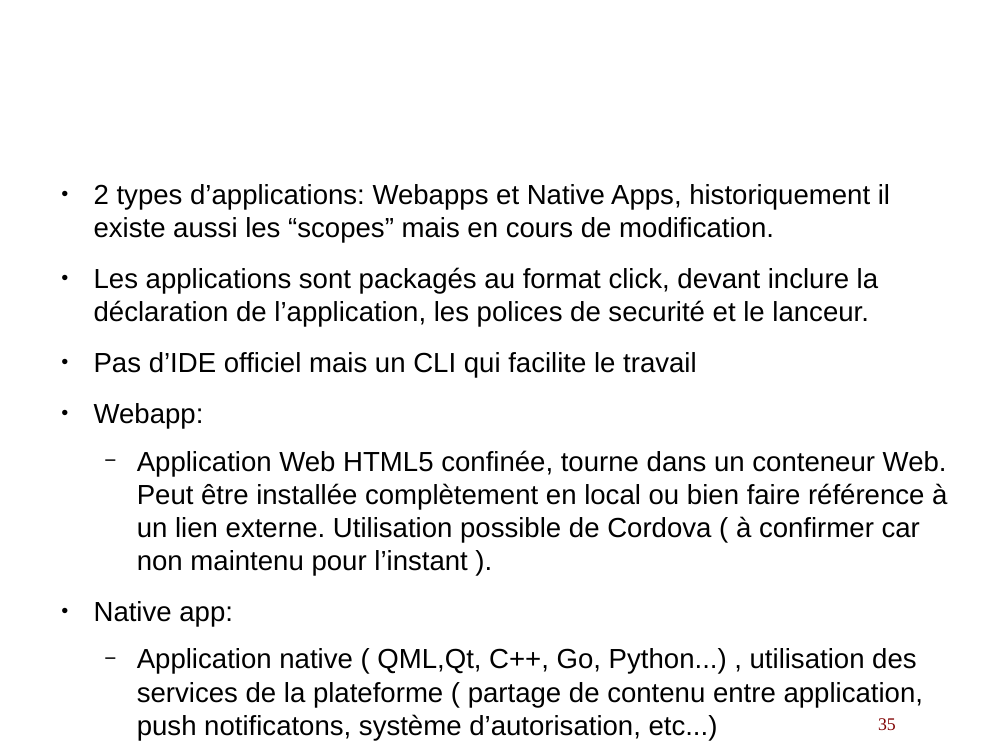
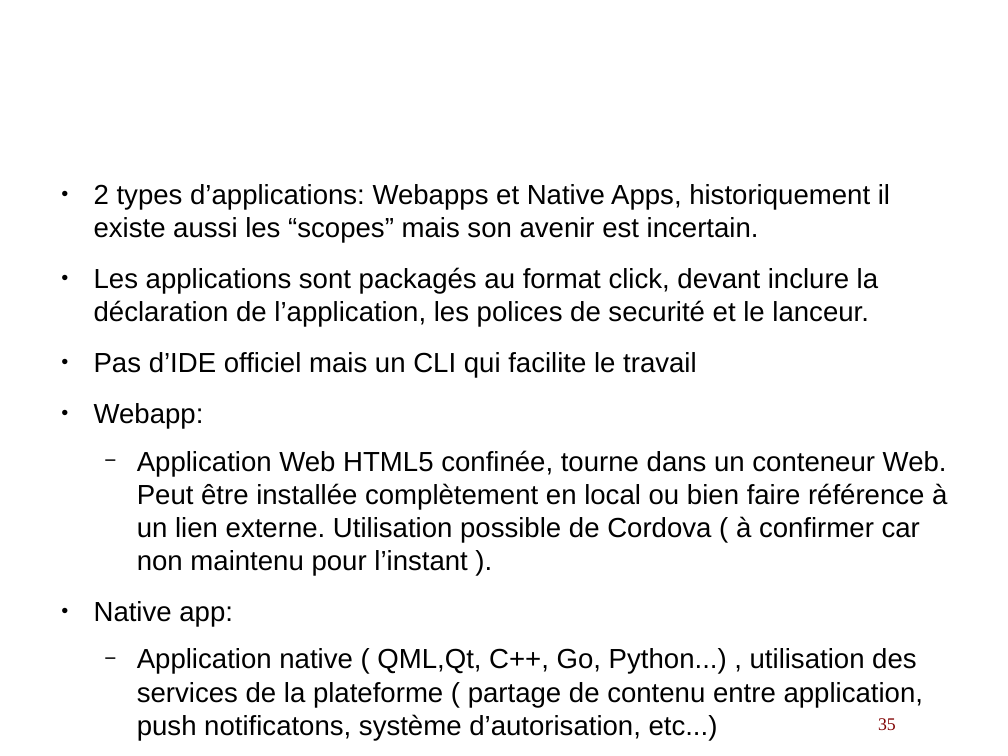
Before and after one commit to lduboeuf/ut-helloworld-py, a slide deck: slide 35 of osmobiles.odp. Drawn at 1008x756 pixels with LibreOffice and Linux fonts; fonts in the diff are those of the drawing; background and template pictures are left out. Boxes give left, top, right and bottom in pixels: in the first picture for what was removed or moved away, otherwise in the second. Text is boxed around its words. In the diff, an @@ line names an element or a change of style, - is before the commit and + after.

```diff
--- a/osmobiles.odp
+++ b/osmobiles.odp
@@ text at <box>94,184,890,243</box>: text changed @@
-● 2 types d’applications: Webapps et Native Apps, historiquement il existe aussi les “scopes” mais en cours de modification.
+● 2 types d’applications: Webapps et Native Apps, historiquement il existe aussi les “scopes” mais son avenir est incertain.
```
Also in this commit, not shown: 3 other slides changed.
